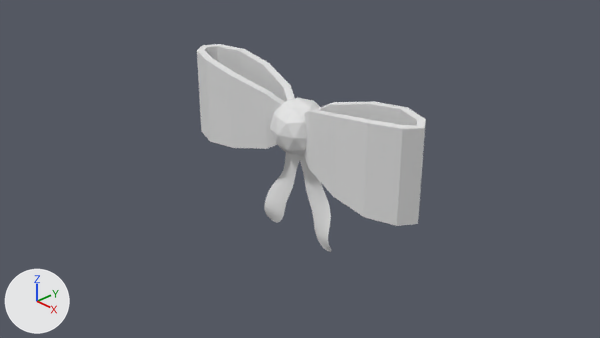
What one commit did to the Blender file Happy Scrap - Mel & Ali/Bow/bow.blend.
One viewpoint serves both versions: the file's camera 'Camera'. The axes (+X, +Y, +Z) are drawn at lower left. The lights are the same throughout.
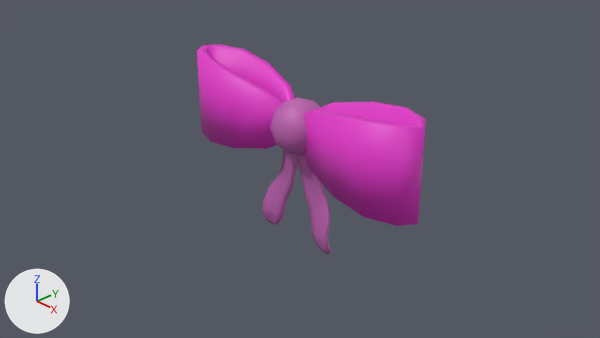
The change, as a diff of the scene's bpy script:
```diff
--- a/Happy Scrap - Mel & Ali/Bow/bow.blend.py
+++ b/Happy Scrap - Mel & Ali/Bow/bow.blend.py
@@ mat_material_002 @@
+mat_material_002 = principled_material('Material.002')
+mat_material_002.base_color = (0.488, 0.117, 0.418)  # pink #b960ad
@@ mat_material_001 @@
+mat_material_001 = principled_material('Material.001')
+mat_material_001.base_color = (0.504, 0.121, 0.426)  # pink #bc62af
@@ mat_material @@
+mat_material = principled_material('Material')
+mat_material.base_color = (0.802, 0.0353, 0.613)  # pink #e735cd
@@ me_circle @@
 me_circle.from_pydata(...)  # 24 vertices, 12 faces; spans x -2.06..-0.06, y -0.35..0.35, z -0.06..1.2
 # used by ob_circle; location = (0.0, 0.0, 0.0)
+# me_circle part 1: edges marked sharp go from 0 to 4
+me_circle.materials.append(mat_material)  # pink #e735cd
@@ me_icosphere @@
 me_icosphere.from_pydata(...)  # 42 vertices, 80 faces; spans x -0.95..0.95, y -1.0..1.0, z -1.0..1.0
+me_icosphere.materials.append(mat_material_001)  # pink #bc62af
@@ me_plane @@
 me_plane.from_pydata(...)  # 12 vertices, 5 faces; spans x -0.27..2.77, y -1.48..6.48, z -0.69..0.47
+me_plane.materials.append(mat_material_002)  # pink #b960ad
@@ ob_plane @@
 _m = ob_plane.modifiers.new('Mirror', 'MIRROR')
 _m.mirror_object = ob_icosphere
+_m = ob_plane.modifiers.new('Solidify', 'SOLIDIFY')
+_m.thickness = 0.25
```

Location of each change, [x1, y1, x2, y2] in pixels of the pictures (600 x 338 px):
'Circle', recoloured, shading changed (grey to pink): [197, 44, 426, 226] in both
'Plane', recoloured, modifiers changed: before [264, 152, 331, 252]; after [262, 150, 331, 254]
'Icosphere', recoloured (white to pink): [270, 97, 320, 156] in both
